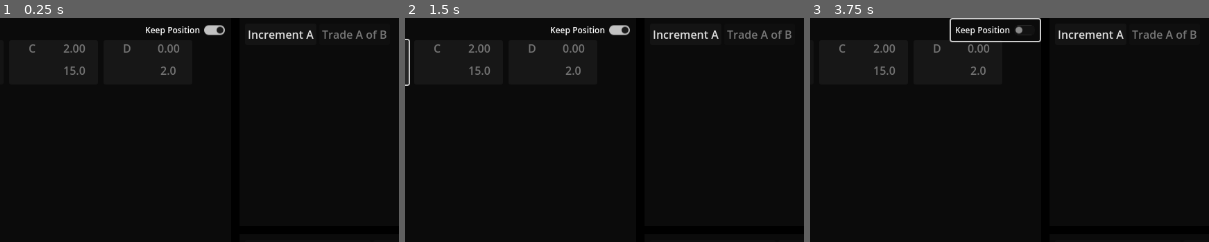
Above: before the commit, frames 1-3 (left to right).
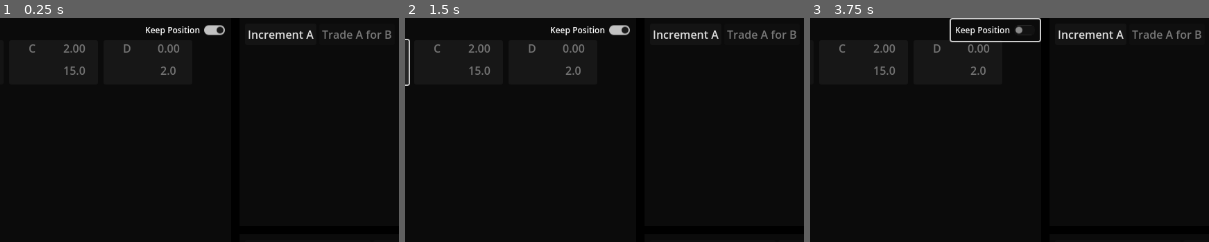
Above: after the commit, the same moments.

Repository: Carth501/The-Big-Grid
Game: Godot game, scene res://scenes/Game.tscn
Two runs of this game, one before a commit and one after it. Both use one fixed random seed, a clock stepped at 60 frames per second and the inputs below.
Inputs:
- Up to frame 1 (0.25 s): no input
- Up to frame 2 (1.5 s): click "[center]A[/center]" at 0.5 s; click "[center]B[/center]" at 1.25 s
- Up to frame 3 (3.75 s): click "[center]C[/center]" at 2 s; click "[center]D[/center]" at 2.75 s; click "Keep Position" at 3.5 s
The pictures show only the part of the screen within x 23-73%, y 0-50%; the shares and areas given below are measured in that part.

The runs differ from the first frame. In frame 1, 0.2% of the frame differs, in the area x 91-98%, y 5-10%; in frame 2, 0.2%; in frame 3, 0.2%.

Commit message:
add machine editors to action menu

Diff:
--- a/data/action_names_en.json
+++ b/data/action_names_en.json
@@ -1,6 +1,6 @@
 {
 	"increment_A": {"name": "Increment %s", "supplies": ["A"]},
-	"trade_A_for_B": {"name": "Trade %s of %s", "supplies": ["A", "B"]},
+	"trade_A_for_B": {"name": "Trade %s for %s", "supplies": ["A", "B"]},
 	"trade_A_and_B_for_C": {"name": "Trade %s and %s for %s", "supplies": ["A", "B", "C"]},
 	"eff_trade_A_and_B_for_C": {"name": "Efficient %s and %s for %s", "supplies": ["A", "B", "C"]},
 	"galop_process": {"name": "GALop Process"},
--- a/scenes/Game.tscn
+++ b/scenes/Game.tscn
@@ -144,8 +144,9 @@
 theme_override_constants/margin_right = 8
 theme_override_constants/margin_bottom = 8
 
-[node name="ActionMenu" parent="Display/MiddleSplit/RightSplit/ActionBackground/ActionMenuScrollContainer/MarginContainer" instance=ExtResource("5_rdn8f")]
-layout_mode = 2
+[node name="ActionMenu" parent="Display/MiddleSplit/RightSplit/ActionBackground/ActionMenuScrollContainer/MarginContainer" node_paths=PackedStringArray("machine_factory") instance=ExtResource("5_rdn8f")]
+layout_mode = 2
+machine_factory = NodePath("../../../../../../../Logic/MachineFactory")
 
 [node name="SupplyMenuScrollContainer" type="ScrollContainer" parent="Display/MiddleSplit/RightSplit/ActionBackground"]
 visible = false
@@ -224,6 +225,7 @@
 [connection signal="toggled" from="Display/MiddleSplit/SupplyBackground/KeepPositionControl/KeepPositionToggle" to="Logic/OptionsOverseer" method="set_keep_positions"]
 [connection signal="close_action_menu" from="Display/MiddleSplit/RightSplit/ActionBackground/ActionMenuScrollContainer/MarginContainer/ActionMenu" to="Display/MiddleSplit/RightSplit/ActionBackground" method="open_actions_display"]
 [connection signal="close_supply_menu" from="Display/MiddleSplit/RightSplit/ActionBackground/SupplyMenuScrollContainer/MarginContainer/SupplyMenu" to="Display/MiddleSplit/RightSplit/ActionBackground" method="open_actions_display"]
+[connection signal="new_machine_built" from="Logic/MachineFactory" to="Display/MiddleSplit/RightSplit/ActionBackground/ActionMenuScrollContainer/MarginContainer/ActionMenu" method="add_new_machine"]
 [connection signal="new_supply" from="Logic/SupplyCollection" to="Display/MiddleSplit/SupplyBackground/SupplyScrollContainer/MarginContainer/HFlowContainer" method="_on_supply_collection_new_supply"]
 [connection signal="open_supply" from="Logic/SupplyCollection" to="Display/MiddleSplit/RightSplit/ActionBackground" method="open_supply_menu"]
 [connection signal="new_action" from="Logic/ActionManager" to="Display/MiddleSplit/RightSplit/ActionBackground/ActionScrollContainer/MarginContainer/HFlowContainer" method="build_action_button"]
--- a/scenes/display/ActionMenu.tscn
+++ b/scenes/display/ActionMenu.tscn
@@ -1,13 +1,13 @@
-[gd_scene load_steps=3 format=3 uid="uid://l4e311vb2rjt"]
+[gd_scene load_steps=2 format=3 uid="uid://l4e311vb2rjt"]
 
 [ext_resource type="Script" path="res://scripts/display/ActionMenu.gd" id="1_gfqu7"]
-[ext_resource type="PackedScene" uid="uid://dof4bc0xrdtbm" path="res://scenes/ActionMachineEditor.tscn" id="1_psa7d"]
 
-[node name="ActionMenu" type="Control" node_paths=PackedStringArray("action_name_label")]
+[node name="ActionMenu" type="Control" node_paths=PackedStringArray("action_name_label", "action_machine_container")]
 layout_mode = 3
 anchors_preset = 0
 script = ExtResource("1_gfqu7")
 action_name_label = NodePath("ActionNameLabel")
+action_machine_container = NodePath("ActionMachineContainer")
 
 [node name="ActionNameLabel" type="Label" parent="."]
 layout_mode = 1
@@ -36,12 +36,11 @@
 offset_bottom = 65.0
 text = "Purchase Machine"
 
-[node name="ActionMachineEditor" parent="." instance=ExtResource("1_psa7d")]
+[node name="ActionMachineContainer" type="FlowContainer" parent="."]
 layout_mode = 0
-offset_left = 4.0
-offset_top = 70.0
-offset_right = 236.0
-offset_bottom = 186.0
+offset_top = 77.0
+offset_right = 40.0
+offset_bottom = 117.0
 
 [connection signal="pressed" from="CloseButton" to="." method="close"]
 [connection signal="focus_entered" from="PurchaseMachineButton" to="." method="gain_focus_machine"]
--- a/scripts/action_machine_editor.gd
+++ b/scripts/action_machine_editor.gd
@@ -4,3 +4,7 @@
 @export var max_label : Label
 @export var condition_list_container : VBoxContainer
 var condition_bar_path := "res://scenes/ConditionBar.tscn"
+var machine : Machine
+
+func set_machine(new_machine : Machine):
+	machine = new_machine
--- a/scripts/display/ActionMenu.gd
+++ b/scripts/display/ActionMenu.gd
@@ -4,12 +4,33 @@
 
 var action : Action
 @export var action_name_label : Label
-@onready var machine_editor_prefab := preload("res://scenes/ActionMachineEditor.tscn")
+@export var machine_factory : Machine_Factory
+@onready var machine_editor_prefab := preload("res://scenes/display/ActionMachineEditor.tscn")
+@export var action_machine_container : FlowContainer
+var idle_machine_editors : Array[Action_Machine_Editor] = []
+var active_machine_editors : Array[Action_Machine_Editor] = []
 
 func set_action(new_action : Action):
 	action = new_action
 	set_label_text(action.get_translation_text())
 	action.update_action_name.connect(set_label_text)
+	var machines = machine_factory.get_machines_by_id(action.id)
+	for machine in machines:
+		activate_machine_editor(machine)
+
+func activate_machine_editor(new_machine : Machine):
+	var editor = get_idle_machine_editor()
+	editor.visible = true
+	active_machine_editors.append(editor)
+	editor.set_machine(new_machine)
+
+func get_idle_machine_editor() -> Action_Machine_Editor:
+	if(idle_machine_editors.size() > 0):
+		return idle_machine_editors.pop_front()
+	else:
+		var new_machine = machine_editor_prefab.instantiate()
+		action_machine_container.add_child(new_machine)
+		return new_machine
 
 func set_label_text(action_name : String):
 	action_name_label.text = action_name
@@ -18,7 +39,15 @@
 	action.attempt_machine_purchase()
 
 func close():
+	action.update_action_name.disconnect(set_label_text)
 	close_action_menu.emit()
+	cleanup()
+
+func cleanup():
+	for editor in active_machine_editors:
+		idle_machine_editors.append(editor)
+		editor.visible = false
+	active_machine_editors.clear()
 
 func set_filter():
 	action.set_filter()
--- a/scripts/logic/Action.gd
+++ b/scripts/logic/Action.gd
@@ -13,7 +13,7 @@
 var filter_foreman : Filter_Foreman
 var supply_collection : Supply_Collection
 var machine_factory : Machine_Factory
-var translation_data : Dictionary
+var string_data : Dictionary
 var translated_action_name : String
 
 func setup(package : Dictionary):
@@ -35,15 +35,15 @@
 		supply.update_value.connect(process_availability)
 		supply.activate()
 	process_availability()
-	translation_data = ActionTranslatorSingle.data[id]
+	string_data = ActionTranslatorSingle.data[id]
 	write_translation_text()
 	SupplyTranslatorSingle.new_override.connect(decide_if_name_update_needed)
 
 func apply():
 	supply_collection.apply_changes(changes)
 
-func decide_if_name_update_needed(id : String):
-	if(translation_data.has("supplies") && translation_data.supplies.has(id)):
+func decide_if_name_update_needed(supply : String):
+	if(string_data.has("supplies") && string_data.supplies.has(supply)):
 		write_translation_text()
 		update_action_name.emit(translated_action_name)
 
@@ -51,13 +51,13 @@
 	return translated_action_name
 
 func write_translation_text():
-	if(translation_data.has("supplies")):
-		var supply_ids : Array = translation_data.supplies
+	if(string_data.has("supplies")):
+		var supply_ids : Array = string_data.supplies
 		var supply_names = SupplyTranslatorSingle.get_supply_names(supply_ids)
-		var translated_name = translation_data.name % supply_names
+		var translated_name = string_data.name % supply_names
 		translated_action_name = translated_name
 	else:
-		translated_action_name = translation_data.name
+		translated_action_name = string_data.name
 
 func set_filter_foreman(new_filter_foreman : Filter_Foreman):
 	filter_foreman = new_filter_foreman
--- a/scripts/logic/Machine.gd
+++ b/scripts/logic/Machine.gd
@@ -15,3 +15,6 @@
 
 func apply_changes():
 	action.apply()
+
+func set_interval(interval : float):
+	timer.wait_time = interval
--- a/scripts/logic/MachineFactory.gd
+++ b/scripts/logic/MachineFactory.gd
@@ -1,5 +1,6 @@
 class_name Machine_Factory extends Node
 
+signal new_machine_built(machine : Machine)
 @export var supply_collection : Supply_Collection
 var machine_registry : Dictionary
 
@@ -10,9 +11,10 @@
 	if(!machine_registry.has(action.id)):
 		machine_registry[action.id] = []
 	machine_registry[action.id].append(new_machine)
+	new_machine_built.emit(new_machine)
 	return new_machine
 
-func get_machines_by_id(id : String) -> Array[Machine]:
+func get_machines_by_id(id : String) -> Array:
 	if(machine_registry.has(id)):
 		return machine_registry[id]
 	return []
Not shown: 2 places in scenes/display/ActionMachineEditor.tscn that only renumber resources
